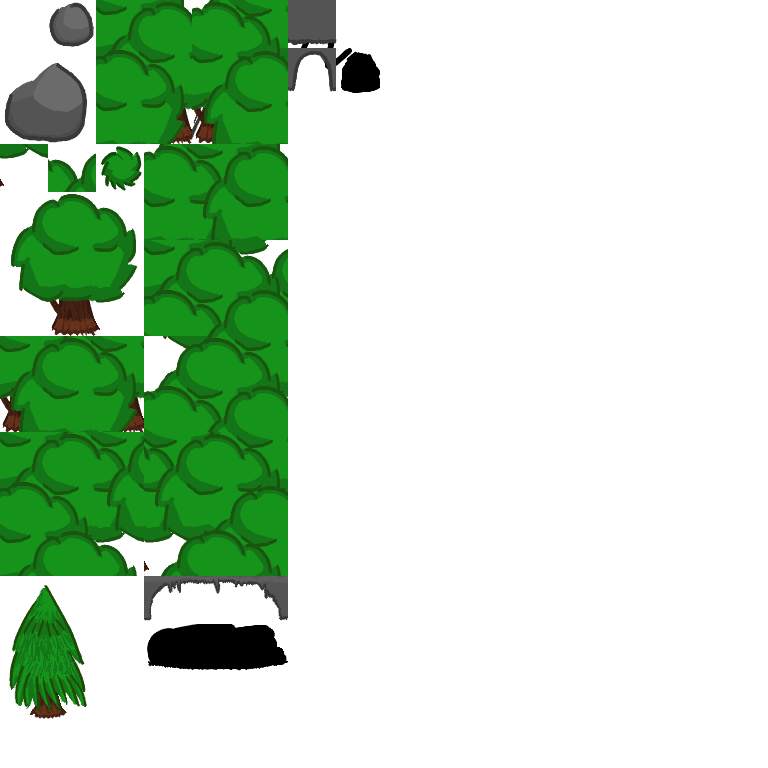
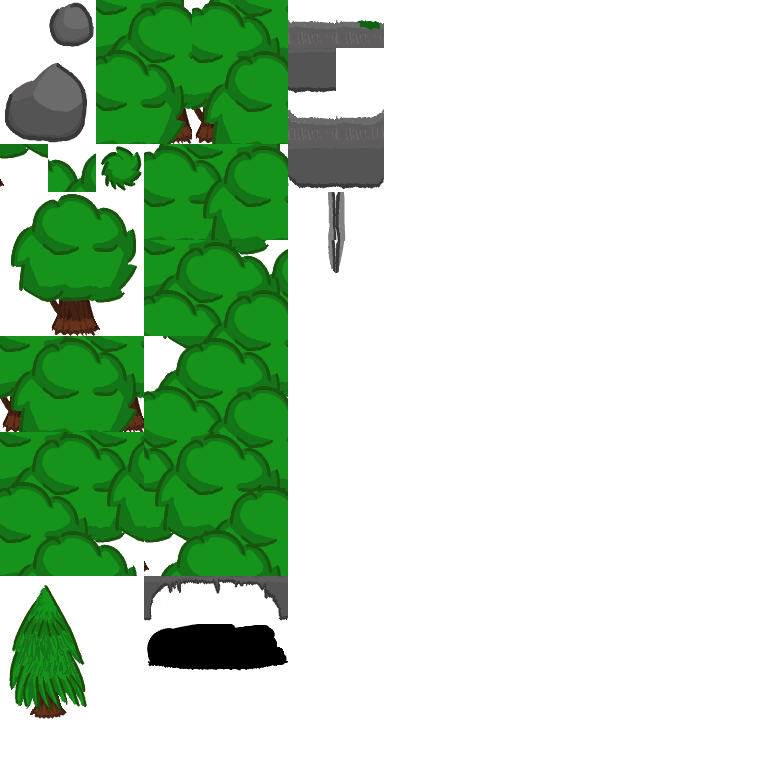
The second 768 x 768 image is a revision of the first. Changes to its layers:
removed layer "Layer #9" over [288,38,336,92]
removed layer "Layer #10" over [288,0,336,90]
removed group "Layer Group" (3 layers) (was 78%) over [288,0,336,92]
removed layer "Layer #2" from group "Layer Group" over [290,50,335,92]
removed layer "Layer #4" from group "Layer Group" over [288,48,336,89]
removed layer "Layer #7" from group "Layer Group" over [288,0,336,43]
removed layer "Transformation #1" over [341,51,381,93]
painted on "Forest_B.png copy" over [288,11,384,274]
hid "doodles copy" over [192,2,352,140]
